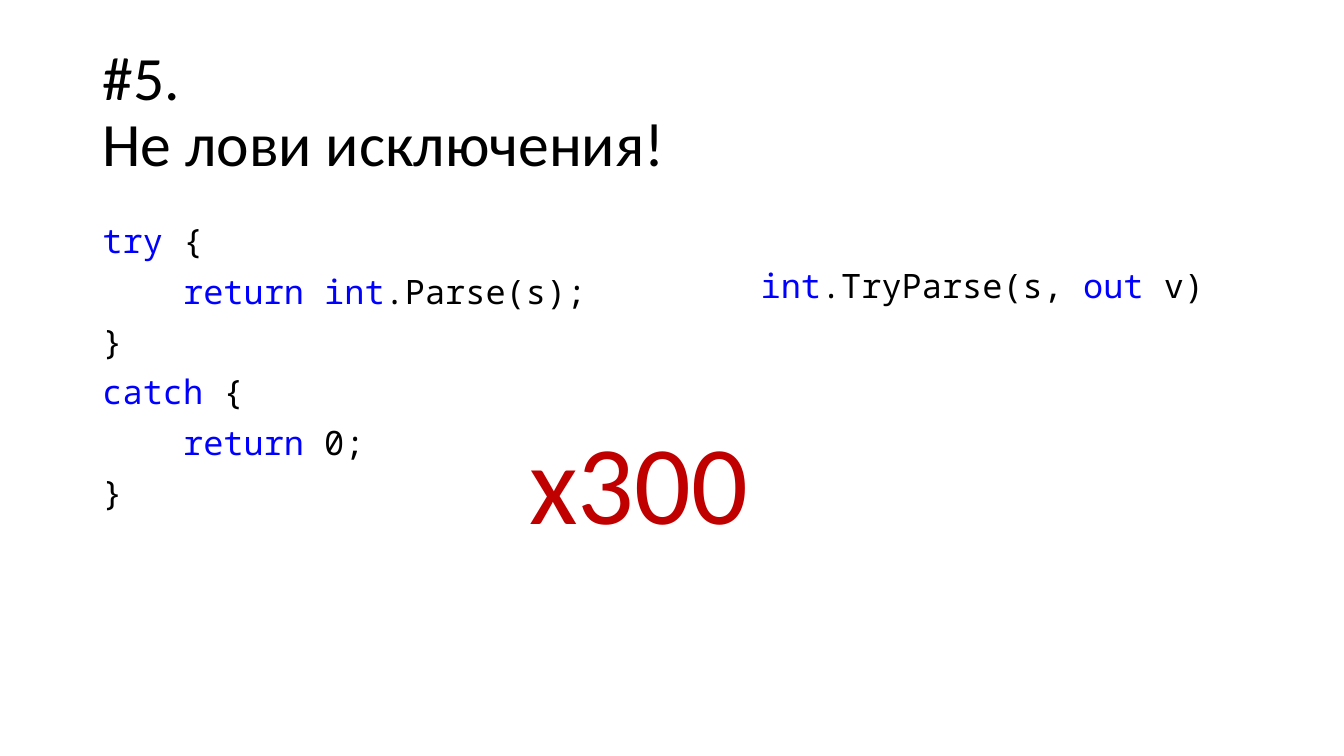
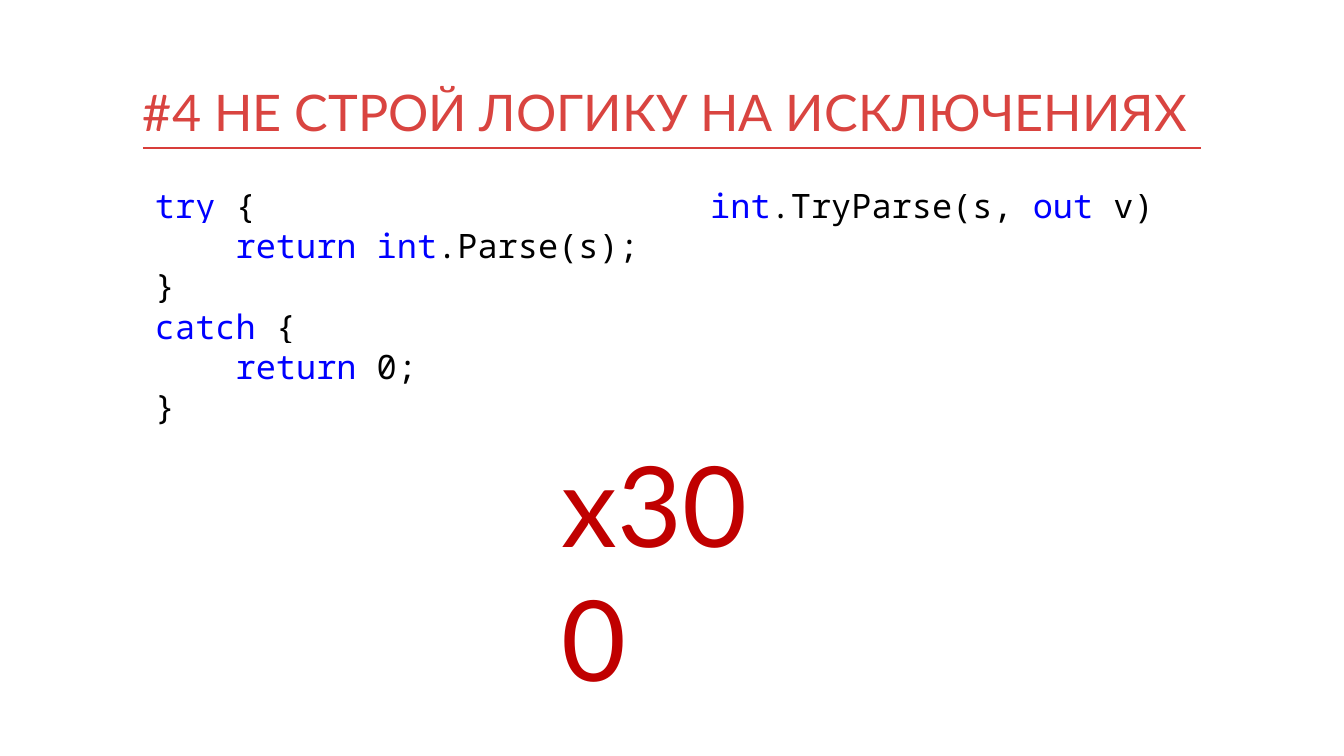
Before and after one commit to kontur-courses/exceptions, a slide deck: slide 11 of exceptions.pptx (slide 12 before the commit). Drawn at 1344x756 pixels with LibreOffice and Linux fonts; fonts in the diff are those of the drawing. Boxes give left, top, right and bottom in pixels: in the first picture for what was removed or moved away, otherwise in the second. Text is boxed around its words. In the diff, an @@ line names an element or a change of style, - is before the commit and + after.

```diff
--- a/exceptions.pptx
+++ b/exceptions.pptx
@@ title removed at bbox=[102, 58, 664, 167] @@
-#5.
-Не лови исключения!
@@ title added at bbox=[143, 87, 1187, 132], 36 pt, text #D94440 @@
+#4 НЕ СТРОЙ ЛОГИКУ НА ИСКЛЮЧЕНИЯХ
@@ line added from (143, 148) to (1202, 148), #D83F3B 1 pt @@
@@ text "try {": place and size @@
-text "try {" at bbox=[102, 230, 586, 460]
+text "try {" at bbox=[155, 195, 639, 384]
@@ text "try {" at bbox=[155, 195, 639, 384]: line spacing 0.9 to 1; less space between paragraphs @@
@@ text "int.TryParse(s, out v)" at bbox=[710, 192, 1153, 227]: line spacing 0.9 to 1; less space between paragraphs @@
@@ text "int.TryParse(s, out v)": place and size @@
-text "int.TryParse(s, out v)" at bbox=[761, 272, 1204, 307]
+text "int.TryParse(s, out v)" at bbox=[710, 192, 1153, 227]
@@ text "x300": place and size @@
-text "x300" at bbox=[529, 451, 747, 525]
+text "x300" at bbox=[552, 431, 792, 577]
@@ text "x300" at bbox=[552, 431, 792, 577]: font Calibri to Lato @@
```
Also in this commit, not shown: 14 other slides changed, 9 slides added, 1 slide removed, 6 other files.
